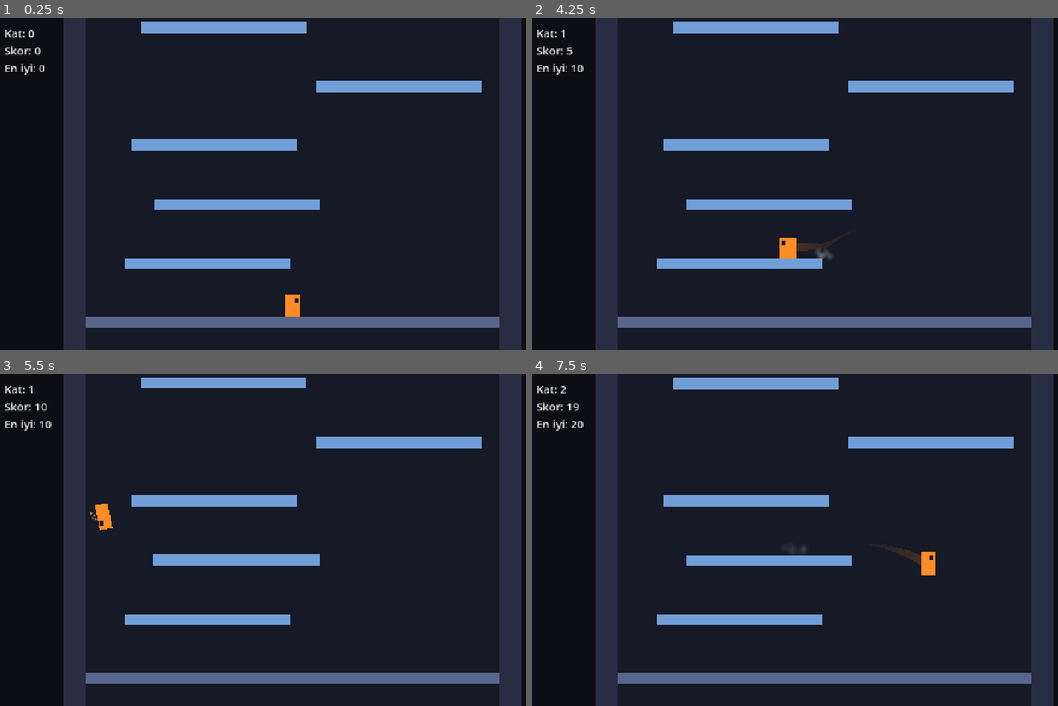
Above: before the commit, frames 1-4 (two rows, left to right).
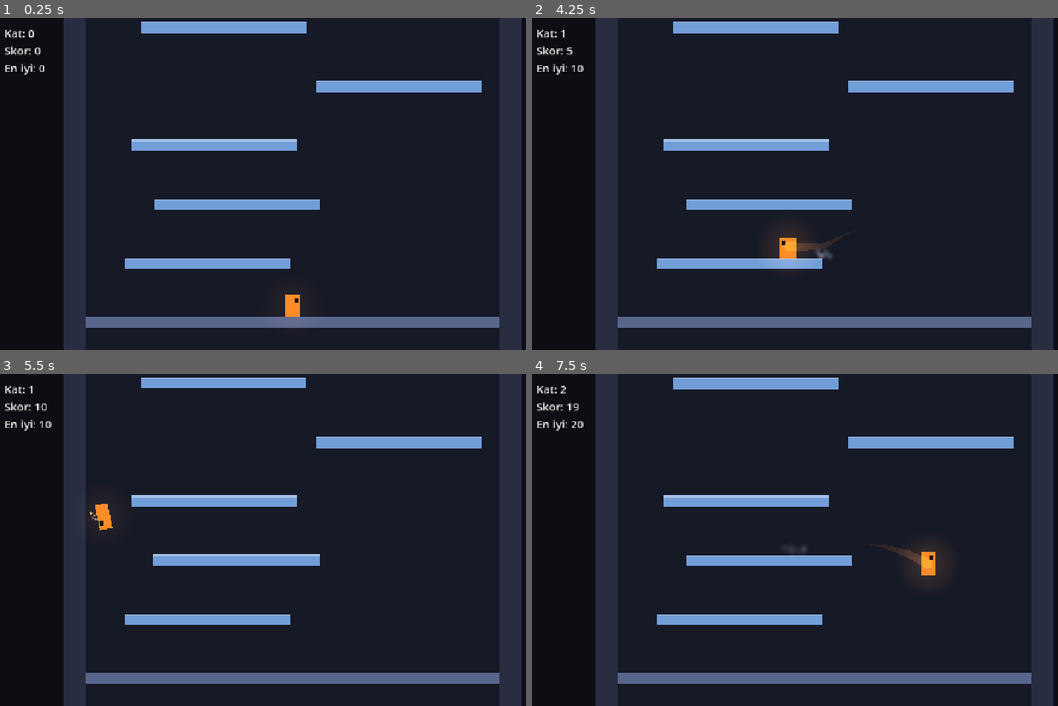
Above: after the commit, the same moments.

Repository: tahapek5454/Tower-Climb
Game: Godot game, scene res://scenes/main.tscn
The game is run twice, just before and just after one commit, with the same random seed, the same clock (stepped at 60 frames per second) and the same inputs.
Inputs (mouse positions are in pixels of both pictures, inside the frame that each line leads up to):
- Up to frame 1 (0.25 s): no input
- Up to frame 2 (4.25 s): tap Enter at 0.5 s; move the mouse to (952, 167) at 0.52 s; hold Right (move_right) 0.53-1.25 s; hold Space (jump) 0.53-1.25 s; click (952, 167) at 0.67 s; drag from (705, 200) to (795, 250) at 1.27 s; tap R (restart) at 2 s; move the mouse to (884, 110) at 2.02 s; hold Right (move_right) 2.03-2.75 s; hold Space (jump) 2.03-2.75 s; tap Alt at 2.1 s; drag from (795, 250) to (647, 134) at 2.77 s; move the mouse to (1000, 233) at 3.52 s; hold Left (move_left) from 3.53 s (still down); hold Space (jump) from 3.53 s (still down)
- Up to frame 3 (5.5 s): release Left (move_left) at 4.25 s; release Space (jump) at 4.25 s; drag from (115, 490) to (205, 457) at 4.27 s; tap R (restart) at 5 s; move the mouse to (320, 540) at 5.02 s; hold Left (move_left) from 5.03 s (still down); hold Space (jump) from 5.03 s (still down); tap Alt at 5.1 s; click (320, 540) at 5.17 s
- Up to frame 4 (7.5 s): release Left (move_left) at 5.75 s; release Space (jump) at 5.75 s; drag from (737, 457) to (705, 556) at 5.77 s; tap R (restart) at 6.5 s; move the mouse to (952, 523) at 6.52 s; hold Right (move_right) 6.53-7.25 s; hold Space (jump) 6.53-7.25 s; drag from (705, 556) to (795, 606) at 7.27 s

The runs differ from the first frame. In frame 1, 0.6% of the frame differs, in the area x 23-92%, y 1-73%; in frame 2, 0.8%; in frame 3, 0.7%; in frame 4, 0.9%.

Commit message:
feat: ışık hâleleri ve renk vurguları eklendi; Aşama 2 tamamlandı
Co-Authored-By: Claude Opus 5.5 <noreply@anthropic.com>

Diff:
--- a/scripts/fx/particle_bursts.gd
+++ b/scripts/fx/particle_bursts.gd
@@ -2,23 +2,22 @@
 extends Node2D
 ## Tek seferlik parçacık patlamaları: iniş tozu ve duvar kıvılcımı.
 ## top_level: parçacıklar dünyada kalır. Yayıcılar havuzdan tekrar kullanılır.
-## Parçacık görüntüsü kodla üretilen yumuşak kenarlı daire (dış dosya yok).
+## Parçacık görüntüsü kodla üretilen yumuşak kenarlı daire (SoftTextures.dot, 64 px).
+## Toz normal karışımla (toz gibi), kıvılcım toplamalı karışımla (ışık gibi) çizilir.
 
 const DUST_COLOR := Color(0.85, 0.87, 0.95)
 const SPARK_COLOR := Color(1.0, 0.82, 0.45)
-## Yumuşak daire dokusunun boyutu (px); parçacık ölçeği buna göre.
-const SOFT_DOT_SIZE: int = 32
 const POOL_SIZE: int = 3
-## Toz bulutu ölçeği (doku boyutuna oranla) ve ömrü boyunca büyümesi.
-const DUST_SCALE_MIN: float = 0.35
-const DUST_SCALE_MAX: float = 0.7
+## Toz bulutu ölçeği (64 px dokuya oranla; 0,25 ≈ 16 px) ve ömrü boyunca büyümesi.
+const DUST_SCALE_MIN: float = 0.175
+const DUST_SCALE_MAX: float = 0.35
 const DUST_GROWTH: float = 1.6
 ## Toz yana yayılır, hafifçe yükselir; sürtünmeyle yavaşlar.
 const DUST_SPREAD_DEGREES: float = 75.0
 const DUST_DAMPING: float = 380.0
 const DUST_GRAVITY := Vector2(0.0, -40.0)
-const SPARK_SCALE_MIN: float = 0.12
-const SPARK_SCALE_MAX: float = 0.25
+const SPARK_SCALE_MIN: float = 0.06
+const SPARK_SCALE_MAX: float = 0.125
 const SPARK_SPREAD_DEGREES: float = 35.0
 const SPARK_GRAVITY := Vector2(0.0, 900.0)
 const SPARK_DAMPING: float = 120.0
@@ -34,7 +33,7 @@
 func _ready() -> void:
 	top_level = true
 	global_transform = Transform2D.IDENTITY
-	var dot: Texture2D = _make_soft_dot()
+	var dot: Texture2D = SoftTextures.dot()
 	for i in POOL_SIZE:
 		_dust_pool.append(_make_dust_emitter(dot))
 		_spark_pool.append(_make_spark_emitter(dot))
@@ -98,6 +97,7 @@
 	emitter.scale_amount_min = SPARK_SCALE_MIN
 	emitter.scale_amount_max = SPARK_SCALE_MAX
 	emitter.color_ramp = _fade_ramp(SPARK_COLOR, Tuning.WALL_SPARK_ALPHA)
+	emitter.material = SoftTextures.additive()
 	return emitter
 
 
@@ -111,21 +111,6 @@
 	emitter.local_coords = false
 	add_child(emitter)
 	return emitter
-
-
-## Ortası opak, kenara doğru tamamen saydam beyaz daire.
-func _make_soft_dot() -> Texture2D:
-	var gradient := Gradient.new()
-	gradient.set_color(0, Color(1.0, 1.0, 1.0, 1.0))
-	gradient.set_color(1, Color(1.0, 1.0, 1.0, 0.0))
-	var texture := GradientTexture2D.new()
-	texture.gradient = gradient
-	texture.fill = GradientTexture2D.FILL_RADIAL
-	texture.fill_from = Vector2(0.5, 0.5)
-	texture.fill_to = Vector2(1.0, 0.5)
-	texture.width = SOFT_DOT_SIZE
-	texture.height = SOFT_DOT_SIZE
-	return texture
 
 
 ## Renk sabit, saydamlık başlangıç değerinden 0'a iner.
--- /dev/null
+++ b/scripts/fx/player_aura.gd
@@ -0,0 +1,46 @@
+class_name PlayerAura
+extends Sprite2D
+## Karakterin arkasındaki yumuşak ışık hâlesi ("sahte glow"): toplamalı karışımlı yumuşak daire.
+## Dururken çok hafif, hızlanınca belirgin; kombo sürerken altın sarısına döner. Geçişler yumuşak.
+
+const IDLE_COLOR := Color(1.0, 0.55, 0.2)
+const COMBO_COLOR := Color(1.0, 0.85, 0.35)
+
+var player: Player
+
+## 0 = turuncu, 1 = kombo rengi.
+var _combo_mix: float = 0.0
+var _alpha: float = Tuning.GLOW_AURA_ALPHA_IDLE
+
+
+## Hedef parlaklık: kombo > hızlı > durgun.
+static func target_alpha(speed: float, combo_active: bool) -> float:
+	if combo_active:
+		return Tuning.GLOW_AURA_ALPHA_COMBO
+	if speed >= Tuning.TRAIL_MIN_SPEED:
+		return Tuning.GLOW_AURA_ALPHA_FAST
+	return Tuning.GLOW_AURA_ALPHA_IDLE
+
+
+func _ready() -> void:
+	texture = SoftTextures.dot()
+	material = SoftTextures.additive()
+	scale = Vector2.ONE * (Tuning.GLOW_AURA_SIZE / SoftTextures.DOT_SIZE)
+	position = Vector2(0.0, -Tuning.PLAYER_HEIGHT * 0.5)
+	_apply()
+
+
+func _process(delta: float) -> void:
+	var combo_active: bool = GameState.combo_jumps > 0
+	var weight: float = 1.0 - exp(-Tuning.GLOW_AURA_SMOOTHING * delta)
+	_alpha = lerpf(_alpha, target_alpha(player.velocity.length(), combo_active), weight)
+	_combo_mix = lerpf(_combo_mix, 1.0 if combo_active else 0.0, weight)
+	_apply()
+
+
+func current_alpha() -> float:
+	return _alpha
+
+
+func _apply() -> void:
+	modulate = Color(IDLE_COLOR.lerp(COMBO_COLOR, _combo_mix), _alpha)
--- a/scripts/fx/smooth_trail.gd
+++ b/scripts/fx/smooth_trail.gd
@@ -22,6 +22,8 @@
 	begin_cap_mode = Line2D.LINE_CAP_ROUND
 	end_cap_mode = Line2D.LINE_CAP_ROUND
 	antialiased = true
+	# Toplamalı karışım: karanlık zeminde ışık izi gibi parlar.
+	material = SoftTextures.additive()
 
 	# Nokta 0 = en eski (kuyruk), son nokta = gövde.
 	var fade := Gradient.new()
--- /dev/null
+++ b/scripts/fx/soft_textures.gd
@@ -0,0 +1,34 @@
+class_name SoftTextures
+extends RefCounted
+## Kodla üretilen paylaşılan dokular ve malzemeler (dış dosya yok). İlk istekte bir kez oluşturulur.
+
+## Yumuşak daire dokusunun boyutu (px).
+const DOT_SIZE: int = 64
+
+static var _dot: Texture2D
+static var _additive: CanvasItemMaterial
+
+
+## Ortası opak, kenara doğru tamamen saydam beyaz daire (parçacık ve ışık hâlesi için).
+static func dot() -> Texture2D:
+	if _dot == null:
+		var gradient := Gradient.new()
+		gradient.set_color(0, Color(1.0, 1.0, 1.0, 1.0))
+		gradient.set_color(1, Color(1.0, 1.0, 1.0, 0.0))
+		var texture := GradientTexture2D.new()
+		texture.gradient = gradient
+		texture.fill = GradientTexture2D.FILL_RADIAL
+		texture.fill_from = Vector2(0.5, 0.5)
+		texture.fill_to = Vector2(1.0, 0.5)
+		texture.width = DOT_SIZE
+		texture.height = DOT_SIZE
+		_dot = texture
+	return _dot
+
+
+## Toplamalı karışım: altındaki renge eklenir → karanlık zeminde ışık gibi parlar.
+static func additive() -> CanvasItemMaterial:
+	if _additive == null:
+		_additive = CanvasItemMaterial.new()
+		_additive.blend_mode = CanvasItemMaterial.BLEND_MODE_ADD
+	return _additive
--- a/scripts/fx/speed_lines.gd
+++ b/scripts/fx/speed_lines.gd
@@ -36,6 +36,7 @@
 		line.begin_cap_mode = Line2D.LINE_CAP_ROUND
 		line.end_cap_mode = Line2D.LINE_CAP_ROUND
 		line.antialiased = true
+		line.material = SoftTextures.additive()
 		line.visible = false
 		add_child(line)
 		_lines.append(line)
--- a/scripts/player/player_visual.gd
+++ b/scripts/player/player_visual.gd
@@ -66,25 +66,32 @@
 	_squash.add_child(body)
 	_eye = _make_rect(Vector2.ZERO, EYE_SIZE, EYE_COLOR)
 	_squash.add_child(_eye)
-
-	# İz ve çizgiler gövdeden önce eklenir: ağaç sırasıyla gövdenin arkasında çizilir.
+	_build_effects()
+
+
+## Efektler gövdeden (Spin) önceye yerleştirilir: ağaç sırasıyla gövdenin arkasında çizilir.
+## Sıra (arkadan öne): hâle, iz, hız çizgileri, parçacıklar, gövde.
+func _build_effects() -> void:
+	var aura := PlayerAura.new()
+	aura.name = "Aura"
+	aura.player = _player
+
 	var trail := SmoothTrail.new()
 	trail.name = "Trail"
 	trail.trail_color = BODY_COLOR
 	trail.player = _player
-	add_child(trail)
-	move_child(trail, 0)
 
 	var speed_lines := SpeedLines.new()
 	speed_lines.name = "SpeedLines"
 	speed_lines.player = _player
-	add_child(speed_lines)
-	move_child(speed_lines, 1)
 
 	_bursts = ParticleBursts.new()
 	_bursts.name = "Bursts"
-	add_child(_bursts)
-	move_child(_bursts, 2)
+
+	var effects: Array[Node] = [aura, trail, speed_lines, _bursts]
+	for i in effects.size():
+		add_child(effects[i])
+		move_child(effects[i], i)
 
 
 func _update_facing() -> void:
--- a/scripts/tuning.gd
+++ b/scripts/tuning.gd
@@ -223,6 +223,20 @@
 const SCORE_PULSE_SCALE: float = 1.3
 const SCORE_PULSE_TIME: float = 0.3
 
+# --- Juice: ışık hâlesi ("sahte glow", görsel) ---
+# WorldEnvironment glow Compatibility renderer'da 2D için güvenilir değil; yerine toplamalı ışık hâleleri.
+## Karakter hâlesinin çapı (px).
+const GLOW_AURA_SIZE: float = 150.0
+## Hâle parlaklığı: dururken, hızlıyken (|hız| ≥ TRAIL_MIN_SPEED) ve kombo sürerken.
+const GLOW_AURA_ALPHA_IDLE: float = 0.08
+const GLOW_AURA_ALPHA_FAST: float = 0.18
+const GLOW_AURA_ALPHA_COMBO: float = 0.28
+## Hâlenin hedef parlaklığa yaklaşma hızı (büyük = daha ani).
+const GLOW_AURA_SMOOTHING: float = 6.0
+## Bölüm platformunun (her 100 kat) arkasındaki hâle: yükseklik (px) ve parlaklık.
+const GLOW_SECTION_HEIGHT: float = 90.0
+const GLOW_SECTION_ALPHA: float = 0.22
+
 # --- Debug ---
 ## F4 yavaş çekimde oyun hızı (efektleri incelemek için).
 const DEBUG_SLOW_MOTION_SCALE: float = 0.25
--- a/scripts/world/platform.gd
+++ b/scripts/world/platform.gd
@@ -4,6 +4,9 @@
 
 const COLOR := Color(0.45, 0.62, 0.85)
 const SECTION_COLOR := Color(0.95, 0.80, 0.35)
+## Üst kenardaki ince açık şerit (derinlik vurgusu): kalınlık ve ne kadar açık olduğu.
+const HIGHLIGHT_THICKNESS: float = 3.0
+const HIGHLIGHT_LIGHTEN: float = 0.35
 
 var floor_number: int = 0
 var width: float = 0.0
@@ -25,7 +28,27 @@
 	collider.one_way_collision_margin = Tuning.PLATFORM_ONE_WAY_MARGIN
 	add_child(collider)
 
-	var color: Color = SECTION_COLOR if PlatformRules.is_section_floor(floor_number) else COLOR
+	var is_section: bool = PlatformRules.is_section_floor(floor_number)
+	var color: Color = SECTION_COLOR if is_section else COLOR
+	if is_section:
+		add_child(_make_section_glow())
+
 	var visual: Polygon2D = Tower.make_rect_visual(size, color)
 	visual.position = center
 	add_child(visual)
+
+	var highlight: Polygon2D = Tower.make_rect_visual(Vector2(width, HIGHLIGHT_THICKNESS),
+			color.lightened(HIGHLIGHT_LIGHTEN))
+	highlight.position = Vector2(0.0, HIGHLIGHT_THICKNESS * 0.5)
+	add_child(highlight)
+
+
+## Bölüm platformunun arkasında yumuşak, toplamalı sarı ışık hâlesi.
+func _make_section_glow() -> Sprite2D:
+	var glow := Sprite2D.new()
+	glow.texture = SoftTextures.dot()
+	glow.material = SoftTextures.additive()
+	glow.modulate = Color(SECTION_COLOR, Tuning.GLOW_SECTION_ALPHA)
+	glow.scale = Vector2(width, Tuning.GLOW_SECTION_HEIGHT) / SoftTextures.DOT_SIZE
+	glow.position = Vector2(0.0, Tuning.PLATFORM_THICKNESS * 0.5)
+	return glow
--- /dev/null
+++ b/tests/test_player_aura.gd
@@ -0,0 +1,16 @@
+extends GutTest
+## PlayerAura parlaklık kuralı testleri.
+
+
+func test_idle_is_faint() -> void:
+	assert_eq(PlayerAura.target_alpha(0.0, false), Tuning.GLOW_AURA_ALPHA_IDLE)
+
+
+func test_fast_is_brighter() -> void:
+	assert_eq(PlayerAura.target_alpha(Tuning.TRAIL_MIN_SPEED, false), Tuning.GLOW_AURA_ALPHA_FAST)
+	assert_gt(Tuning.GLOW_AURA_ALPHA_FAST, Tuning.GLOW_AURA_ALPHA_IDLE)
+
+
+func test_combo_is_brightest_even_when_slow() -> void:
+	assert_eq(PlayerAura.target_alpha(0.0, true), Tuning.GLOW_AURA_ALPHA_COMBO)
+	assert_gt(Tuning.GLOW_AURA_ALPHA_COMBO, Tuning.GLOW_AURA_ALPHA_FAST)
Not shown, added: scripts/fx/player_aura.gd.uid
Not shown, added: scripts/fx/soft_textures.gd.uid
Not shown, added: tests/test_player_aura.gd.uid
Not shown, changed: docs/GAME_DESIGN.md
Not shown, changed: docs/PROGRESS.md
